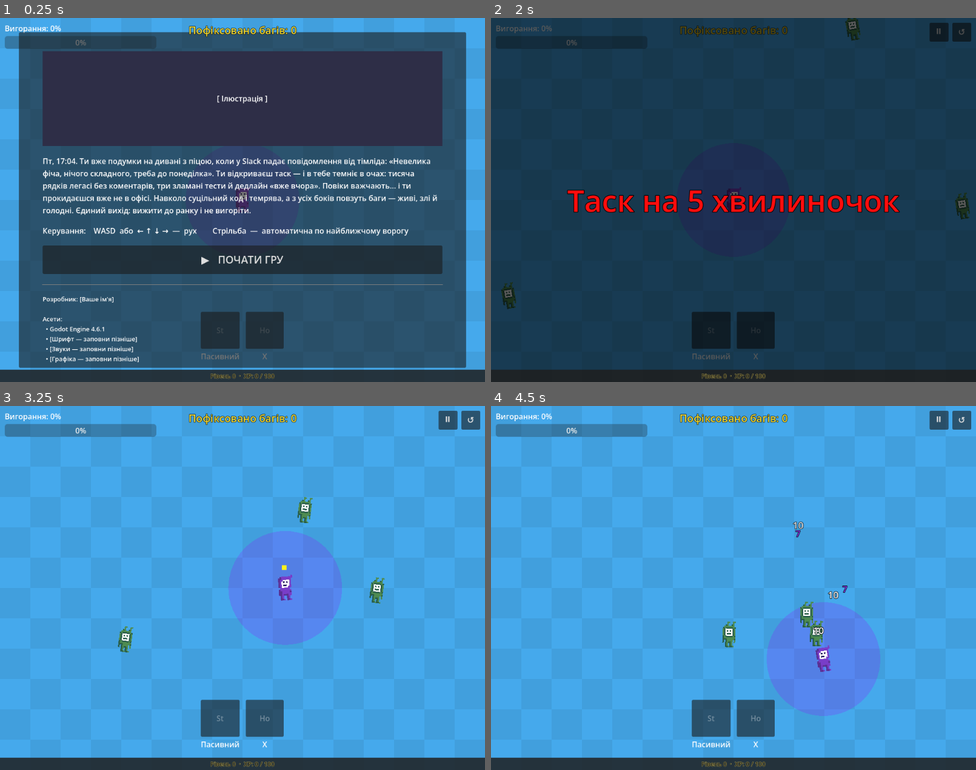
Above: before the commit, frames 1-4 (two rows, left to right).
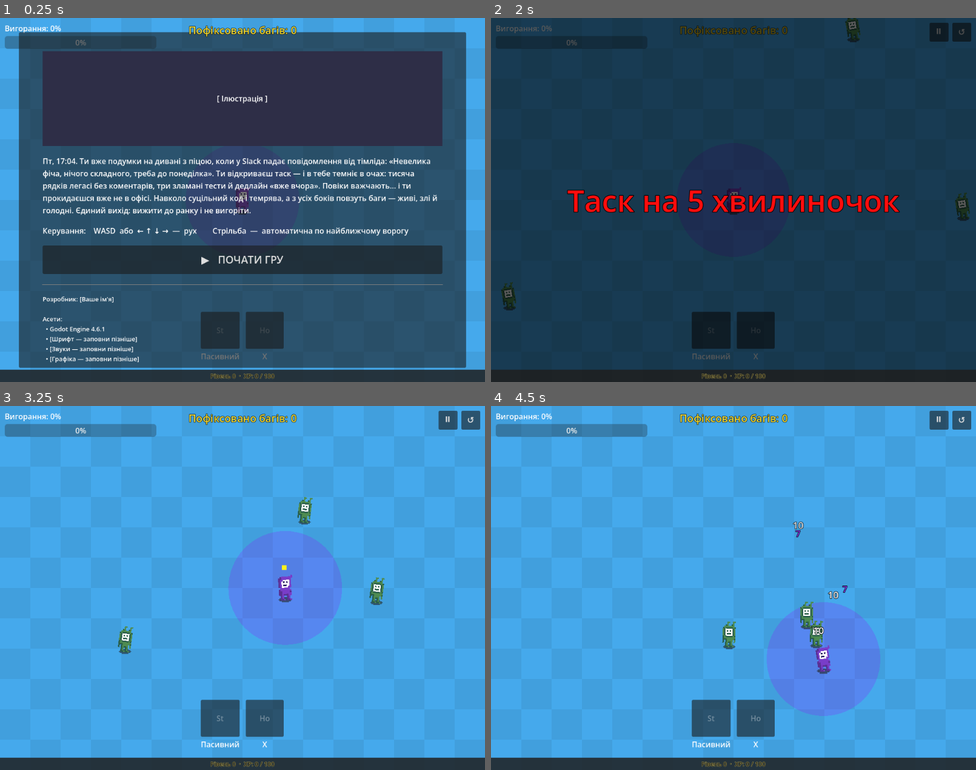
Above: after the commit, the same moments.

Repository: kodlon/DEVvsBUGS
Game: Godot game, scene res://scenes/main.tscn
The game is run twice, just before and just after one commit, with the same random seed, the same clock (stepped at 60 frames per second) and the same inputs. Sound files missing from this copy of the repository are replaced by a short silence.
Inputs (mouse positions are in pixels of both pictures, inside the frame that each line leads up to):
- Up to frame 1 (0.25 s): no input
- Up to frame 2 (2 s): click "▶ ПОЧАТИ ГРУ" at 0.5 s; click "⏸" at 1.25 s
- Up to frame 3 (3.25 s): click "↺" at 2 s; tap Enter at 2.75 s; move the mouse to (349, 569) at 2.77 s; hold Right (ui_right) from 2.78 s (still down); tap C at 2.85 s; click (349, 569) at 2.92 s
- Up to frame 4 (4.5 s): move the mouse to (636, 606) at 3.52 s; release Right (ui_right) at 3.53 s; hold Down (ui_down) 3.53-4.28 s; tap C at 3.6, 4.35 s; move the mouse to (782, 507) at 4.27 s; hold Right (ui_right) from 4.28 s (still down)

The runs differ from the first frame. In frame 1, less than 0.1% of the frame differs, in the area x 48-52%, y 52-54%; in frame 2, less than 0.1%; in frame 3, less than 0.1%, in the area x 24-79%, y 31-69%; in frame 4, less than 0.1%.

Commit message:
Added shadow for better look

Diff:
--- a/config/game_config.gd
+++ b/config/game_config.gd
@@ -63,7 +63,7 @@
 		"burnout_min": 0.0, "burnout_max": 0.0,
 		"color": Color(0.55, 0.05, 0.75),
 		"base_scale": 1.2,
-		"stop_range": 450.0,
+		"stop_range": 400.0,
 		"fire_delay_min": 0.3,
 		"fire_delay_max": 1.0,
 		"acid_speed_min": 240.0,
@@ -101,21 +101,21 @@
 	},
 	{  # Хвиля 2: "Мерж-конфлікт у мейні"
 		"name": "Мерж-конфлікт у мейні",
-		"duration": 60.0,
+		"duration": 40.0,
 		"spawn_delay_min": 3,
 		"spawn_delay_max": 6,
 		"weights": [50, 35, 5, 5, 5],
 	},
 	{  # Хвиля 3: "Правки від замовника"
 		"name": "Правки від замовника\n(П'ятниця, 17:50)",
-		"duration": 60.0,
+		"duration": 40.0,
 		"spawn_delay_min": 2,
 		"spawn_delay_max": 4,
 		"weights": [40, 15, 15, 25, 5],
 	},
 	{  # Хвиля 4: "ПРОД ВПАВ!"
 		"name": "ПРОД ВПАВ!\nУсі на кол!",
-		"duration": 75.0,
+		"duration": 50.0,
 		"spawn_delay_min": 2,
 		"spawn_delay_max": 3,
 		"weights": [30, 30, 20, 15, 5],
--- a/scenes/enemy_default.tscn
+++ b/scenes/enemy_default.tscn
@@ -2,6 +2,7 @@
 
 [ext_resource type="Script" uid="uid://jeo481v2mah2" path="res://scripts/enemy.gd" id="1"]
 [ext_resource type="Texture2D" uid="uid://b3sbnay4cn45e" path="res://sprites/EnemyDefault.png" id="2"]
+[ext_resource type="Texture2D" uid="uid://fug8alhfqu4o" path="res://sprites/shadow.png" id="2_1isba"]
 
 [sub_resource type="RectangleShape2D" id="RectangleShape2D_1"]
 size = Vector2(26, 47)
@@ -15,6 +16,12 @@
 position = Vector2(1, -2.5)
 shape = SubResource("RectangleShape2D_1")
 
+[node name="Shadow" type="Sprite2D" parent="." unique_id=505304640]
+texture_filter = 1
+position = Vector2(3, 19)
+scale = Vector2(2, 2)
+texture = ExtResource("2_1isba")
+
 [node name="Visual" type="Sprite2D" parent="." unique_id=1624779824]
 texture_filter = 1
 scale = Vector2(3, 3)
--- a/scenes/enemy_fast.tscn
+++ b/scenes/enemy_fast.tscn
@@ -2,6 +2,7 @@
 
 [ext_resource type="Script" uid="uid://jeo481v2mah2" path="res://scripts/enemy.gd" id="1"]
 [ext_resource type="Texture2D" uid="uid://c1w3cnvju8kn3" path="res://sprites/EnemySpeed.png" id="2"]
+[ext_resource type="Texture2D" uid="uid://fug8alhfqu4o" path="res://sprites/shadow.png" id="2_pufb0"]
 
 [sub_resource type="RectangleShape2D" id="RectangleShape2D_1"]
 size = Vector2(31, 45)
@@ -15,6 +16,12 @@
 position = Vector2(-1.5, -1.5)
 shape = SubResource("RectangleShape2D_1")
 
+[node name="Shadow" type="Sprite2D" parent="." unique_id=1944793613]
+texture_filter = 1
+position = Vector2(-2, 20)
+scale = Vector2(2.28125, 2.28125)
+texture = ExtResource("2_pufb0")
+
 [node name="Visual" type="Sprite2D" parent="." unique_id=302216202]
 texture_filter = 1
 scale = Vector2(3.5, 3.5)
--- a/scenes/enemy_heal.tscn
+++ b/scenes/enemy_heal.tscn
@@ -2,6 +2,7 @@
 
 [ext_resource type="Script" uid="uid://jeo481v2mah2" path="res://scripts/enemy.gd" id="1"]
 [ext_resource type="Texture2D" uid="uid://brdu7no7k0hiv" path="res://sprites/EnemyHeal.png" id="2"]
+[ext_resource type="Texture2D" uid="uid://fug8alhfqu4o" path="res://sprites/shadow.png" id="2_777j8"]
 
 [sub_resource type="RectangleShape2D" id="RectangleShape2D_1"]
 size = Vector2(33, 45)
@@ -15,6 +16,12 @@
 position = Vector2(1.5, -1.5)
 shape = SubResource("RectangleShape2D_1")
 
+[node name="Shadow" type="Sprite2D" parent="." unique_id=303908185]
+texture_filter = 1
+position = Vector2(2, 20)
+scale = Vector2(2.28125, 2.28125)
+texture = ExtResource("2_777j8")
+
 [node name="Visual" type="Sprite2D" parent="." unique_id=743436264]
 texture_filter = 1
 scale = Vector2(3, 3)
--- a/scenes/enemy_tank.tscn
+++ b/scenes/enemy_tank.tscn
@@ -2,6 +2,7 @@
 
 [ext_resource type="Script" uid="uid://jeo481v2mah2" path="res://scripts/enemy.gd" id="1"]
 [ext_resource type="Texture2D" uid="uid://cmulaeof6vl1i" path="res://sprites/EnemyTank.png" id="2"]
+[ext_resource type="Texture2D" uid="uid://fug8alhfqu4o" path="res://sprites/shadow.png" id="2_tnyut"]
 
 [sub_resource type="RectangleShape2D" id="RectangleShape2D_1"]
 size = Vector2(87, 53)
@@ -15,6 +16,12 @@
 position = Vector2(-1.5, -0.5)
 shape = SubResource("RectangleShape2D_1")
 
+[node name="Shadow" type="Sprite2D" parent="." unique_id=122005275]
+texture_filter = 1
+position = Vector2(2.69, 19.785)
+scale = Vector2(7.519375, 5.1772747)
+texture = ExtResource("2_tnyut")
+
 [node name="Visual" type="Sprite2D" parent="." unique_id=281119460]
 texture_filter = 1
 scale = Vector2(3, 3)
--- a/scenes/enemy_turret.tscn
+++ b/scenes/enemy_turret.tscn
@@ -2,6 +2,7 @@
 
 [ext_resource type="Script" uid="uid://jeo481v2mah2" path="res://scripts/enemy.gd" id="1"]
 [ext_resource type="Texture2D" uid="uid://bohdcl1lhsr1o" path="res://sprites/EnemyTurret.png" id="2"]
+[ext_resource type="Texture2D" uid="uid://fug8alhfqu4o" path="res://sprites/shadow.png" id="2_7yusb"]
 
 [sub_resource type="RectangleShape2D" id="RectangleShape2D_1"]
 size = Vector2(24, 44)
@@ -15,6 +16,12 @@
 position = Vector2(0, -1)
 shape = SubResource("RectangleShape2D_1")
 
+[node name="Shadow" type="Sprite2D" parent="." unique_id=1333848868]
+texture_filter = 1
+position = Vector2(1, 20)
+scale = Vector2(1.84375, 1.84375)
+texture = ExtResource("2_7yusb")
+
 [node name="Visual" type="Sprite2D" parent="." unique_id=826602647]
 texture_filter = 1
 scale = Vector2(3, 3)
--- a/scenes/health_pickup.tscn
+++ b/scenes/health_pickup.tscn
@@ -2,6 +2,7 @@
 
 [ext_resource type="Script" uid="uid://wn8kfbubrfwh" path="res://scripts/health_pickup.gd" id="1"]
 [ext_resource type="Texture2D" uid="uid://c7w8412hhem1c" path="res://sprites/Heal.png" id="2_3p6mu"]
+[ext_resource type="Texture2D" uid="uid://fug8alhfqu4o" path="res://sprites/shadow.png" id="2_i662h"]
 
 [sub_resource type="CircleShape2D" id="Circle_1"]
 radius = 11.0
@@ -13,8 +14,15 @@
 [node name="CollisionShape2D" type="CollisionShape2D" parent="." unique_id=247550902]
 shape = SubResource("Circle_1")
 
+[node name="Shadow" type="Sprite2D" parent="." unique_id=1148549000]
+texture_filter = 1
+position = Vector2(0.865, 5.96)
+scale = Vector2(1.4375, 1.4375)
+texture = ExtResource("2_i662h")
+
 [node name="Visual" type="Polygon2D" parent="." unique_id=1912887277]
 texture_filter = 1
+position = Vector2(0, 1)
 scale = Vector2(2, 2)
 texture = ExtResource("2_3p6mu")
 texture_offset = Vector2(16, 16)
--- a/scenes/player.tscn
+++ b/scenes/player.tscn
@@ -2,6 +2,7 @@
 
 [ext_resource type="Script" uid="uid://72kmh5tfnqvm" path="res://scripts/player.gd" id="1"]
 [ext_resource type="Texture2D" uid="uid://5pcrqv441d3e" path="res://sprites/Sprite-0002.png" id="2_g2els"]
+[ext_resource type="Texture2D" uid="uid://fug8alhfqu4o" path="res://sprites/shadow.png" id="2_qhqgy"]
 
 [sub_resource type="RectangleShape2D" id="Rect_1"]
 size = Vector2(25, 44)
@@ -14,6 +15,12 @@
 position = Vector2(-0.5, -1)
 shape = SubResource("Rect_1")
 
+[node name="Shadow" type="Sprite2D" parent="." unique_id=313726740]
+texture_filter = 1
+position = Vector2(0.9999981, 24)
+scale = Vector2(2.1875, 2.1875)
+texture = ExtResource("2_qhqgy")
+
 [node name="Visual" type="Polygon2D" parent="." unique_id=1539509940]
 texture_filter = 1
 scale = Vector2(2, 2)
--- a/scripts/player_stats.gd
+++ b/scripts/player_stats.gd
@@ -65,9 +65,10 @@
 
 func add_xp(amount: float) -> void:
 	current_xp += amount
-	var required_xp := BASE_MAX_XP * xp_requirement_mult
-	if current_xp >= required_xp:
+	var required_xp := (BASE_MAX_XP + current_level * 25.0) * xp_requirement_mult
+	while current_xp >= required_xp:
 		current_xp -= required_xp
 		current_level += 1
+		required_xp = (BASE_MAX_XP + current_level * 25.0) * xp_requirement_mult
 		level_up.emit()
 	xp_changed.emit(current_xp, required_xp)
Binary file added: sprites/shadow.aseprite
Binary file added: sprites/shadow.png
Not shown, added: sprites/shadow.png.import
